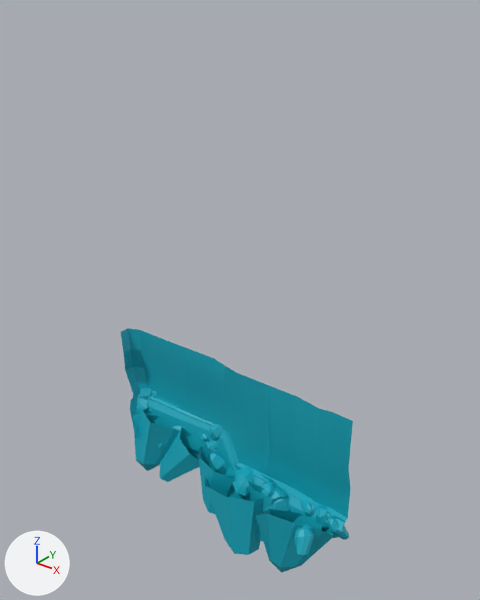
The FBX model New Unity Project/Assets/3D Assets/Roof_Modular_stepup.fbx, before and after one commit.
Both versions are drawn from a camera (50 mm lens) standing at (0.0642, -0.0743, 0.0788) and looking at (0.0019, 0.0035, 0.0305). Every picture has the same lights, and +X, +Y and +Z are marked at lower left. Where no turn or scale is listed for an object, it has been applied to the vertices.

The scene before the commit, as lines of its bpy script (objects in view):
```python
me_mesh = bpy.data.meshes.new('Mesh')
me_mesh.from_pydata(...)  # 1511 vertices, 1363 faces; spans x -0.026..0.026, y -0.006..0.006, z -0.0189..0.0189
me_mesh.materials.append(mat_phonge1)  # cyan #00a7bc
ob_roof_stepup_modul = bpy.data.objects.new('Roof_stepup_modul', me_mesh)
ob_roof_stepup_modul.location = (0.0004, -0.0002, 0.0)
```
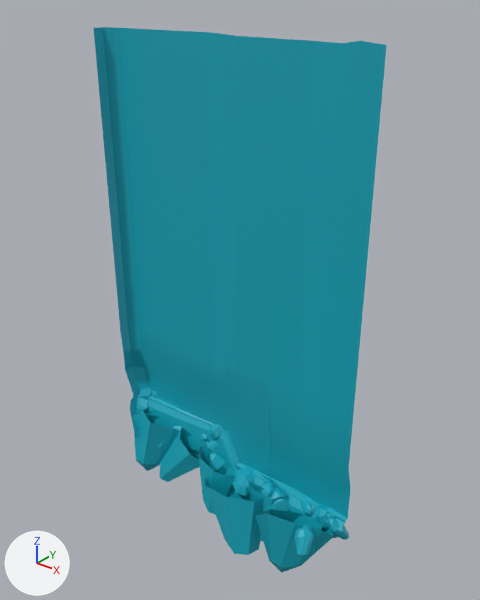
The newer file is also turned or shifted as a whole; pictures and numbers use the older file's frame.

Boxes [x1, y1, x2, y2] around the edits, measured in the pictures (480 x 600 px):
'Roof_stepup_modul', reshaped (26% wider, 122% taller)
    before: [121, 328, 353, 573]
    after: [94, 27, 387, 573]
part 1 of me_mesh, added (cyan)
    after: [94, 27, 387, 421]

What the commit changed:
me_mesh is used by ob_roof_stepup_modul; location (0.0004, -0.0002, 0.0).
me_mesh had 1511 vertices, 1363 faces and spanned x -0.026..0.026, y -0.006..0.006, z -0.0189..0.0189.
me_mesh now has 1616 vertices, 1461 faces and spans x -0.026..0.026, y -0.006..0.006, z -0.0189..0.072.
Part 1, on me_mesh:
25 vertices are added at x -0.0228..0.0098, y -0.0019..0.0013, z 0.0411..0.0718.
11 new vertices lie (0.0, 0.0, 0.0063) away from vertices in x -0.0228..0.0255, y -0.0019..0.0017, z 0.0185..0.0189.
6 new vertices lie (0.0, 0.0, 0.0077) away from vertices in x -0.0027..0.0255, y 0.0007..0.0017, z 0.0248..0.0252.
5 new vertices lie (0.0, 0.0, 0.0078) away from vertices in x -0.0228..0.0093, y -0.0019..0.0012, z 0.0248..0.0249.
9 new vertices lie (0.0, 0.0, 0.0085) away from vertices in x -0.0228..0.0255, y -0.0019..0.0017, z 0.0325..0.0329.
5 new vertices lie (0.0, 0.0, 0.0066) away from vertices in x -0.0123..0.0255, y 0.0007..0.0017, z 0.041..0.0414.
5 new vertices lie (0.0, 0.0, 0.0058) away from vertices in x -0.0123..0.0255, y 0.0007..0.0017, z 0.0476..0.048.
5 new vertices lie (0.0046, -0.0005, 0.0) away from vertices in x 0.0151, y 0.0012, z 0.0248..0.0534.
5 new vertices lie (0.0031, -0.0007, 0.0) away from vertices in x -0.0027, y 0.0017, z 0.025..0.0536.
6 new vertices lie (0.0, 0.0, 0.0121) away from vertices in x -0.0027..0.0255, y 0.0007..0.0017, z 0.0534..0.0538.
6 new vertices lie (0.0, 0.0, 0.0061) away from vertices in x -0.0027..0.0255, y 0.0007..0.0017, z 0.0655..0.0659.
6 new vertices lie (0.0028, -0.0003, -0.0001) away from vertices in x 0.0004, y 0.001, z 0.025..0.0718.
6 new vertices lie (-0.0074, -0.0004, 0.0) away from vertices in x -0.0027, y 0.0017, z 0.025..0.0718.
5 new vertices lie (0.0, 0.0, 0.0062) away from vertices in x -0.0228..0.0095, y -0.0019..0.001, z 0.0655..0.0656.
98 new faces join them.
